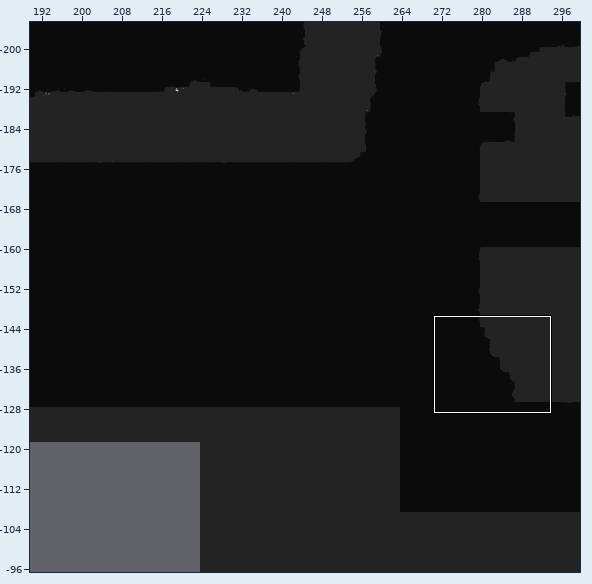
Tiled map, stored at Assets/SuperTiled2Unity/Import/Overworld.tmx. Above, an overview of the earlier version with the close-up marked.
Close-up. As it was:
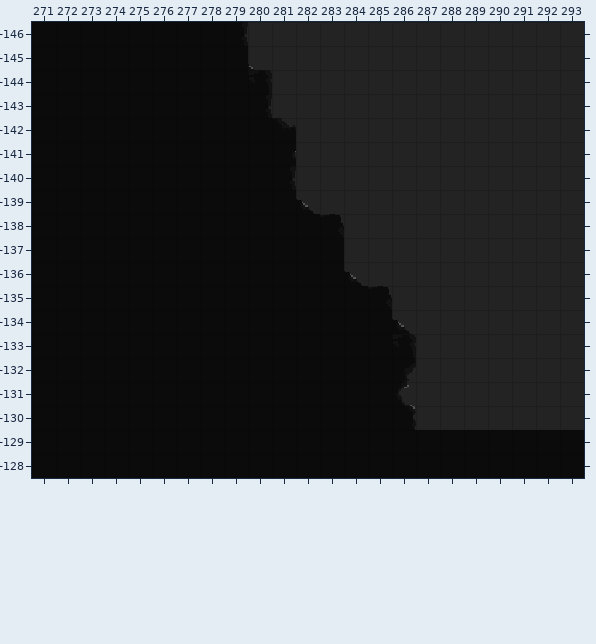
Cells are 16x16 px. Shown: x 271..293, y -146..-128. The commit also changed other parts of the map, which this record leaves out.
After the commit:
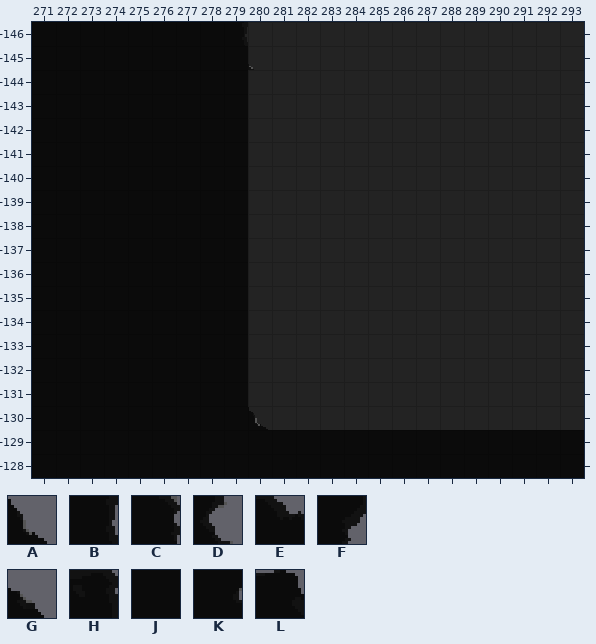
Key: from "Overworld'sTileSet": A 88 turned 180, B 223; from "Updated Dark Basic Set": C 2 turned 270, D 3 turned 270, E 4 turned 180, F 4 turned 270, G 22, H 201, J 222, K 291, L 331 flipped up-down.
_ is an empty cell.
Change:
{"where": "layer \"Ground with Collider_0\""}
{"y":-144,"x":280,"old":"H","new":"_"}
{"y":-143,"x":280,"old":"B","new":"_"}
{"y":-142,"x":280,"old":"JE","new":"__"}
{"y":-141,"x":280,"old":"JK","new":"__"}
{"y":-140,"x":280,"old":"JB","new":"__"}
{"y":-139,"x":280,"old":"JJG","new":"___"}
{"y":-138,"x":280,"old":"JJJL","new":"____"}
{"y":-137,"x":280,"old":"JJJJ","new":"____"}
{"y":-136,"x":280,"old":"JJJJG","new":"_____"}
{"y":-135,"x":280,"old":"JJJJJL","new":"______"}
{"y":-134,"x":280,"old":"JJJJJJG","new":"_______"}
{"y":-133,"x":280,"old":"JJJJJJH","new":"_______"}
{"y":-132,"x":280,"old":"JJJJJJF","new":"_______"}
{"y":-131,"x":280,"old":"JJJJJJD","new":"_______"}
{"y":-130,"x":280,"old":"JJJJJJC","new":"A______"}
{"label":"changed","picture_box":[248,70,416,430]}
